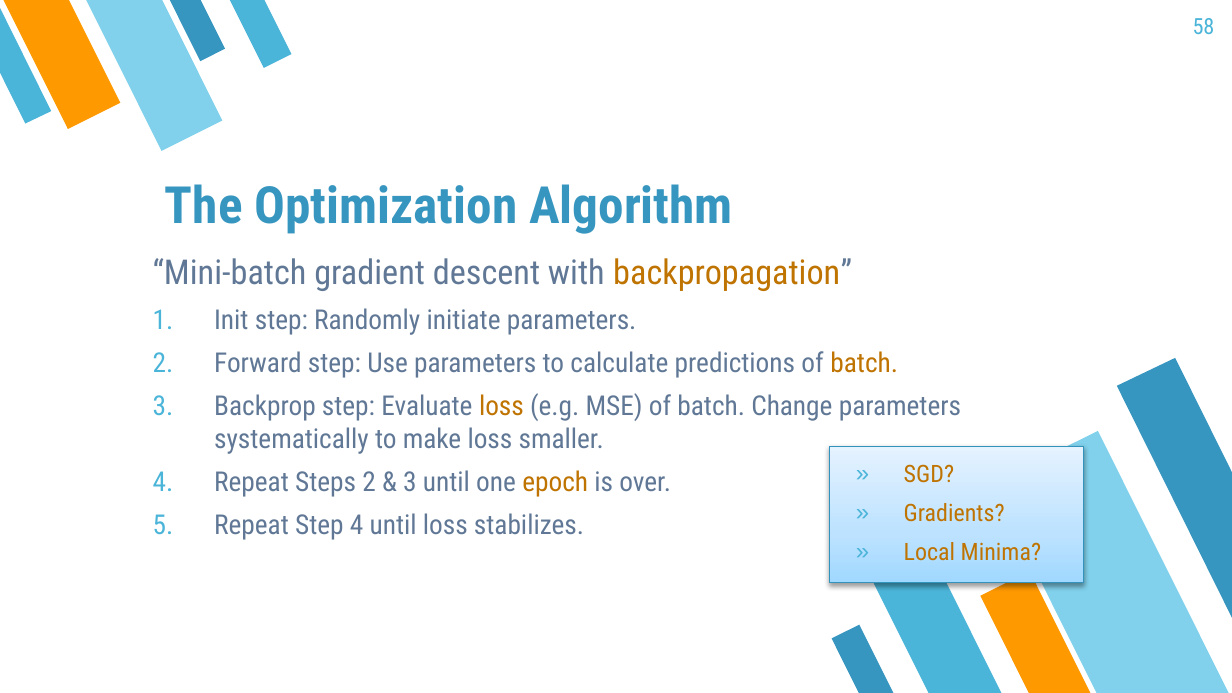
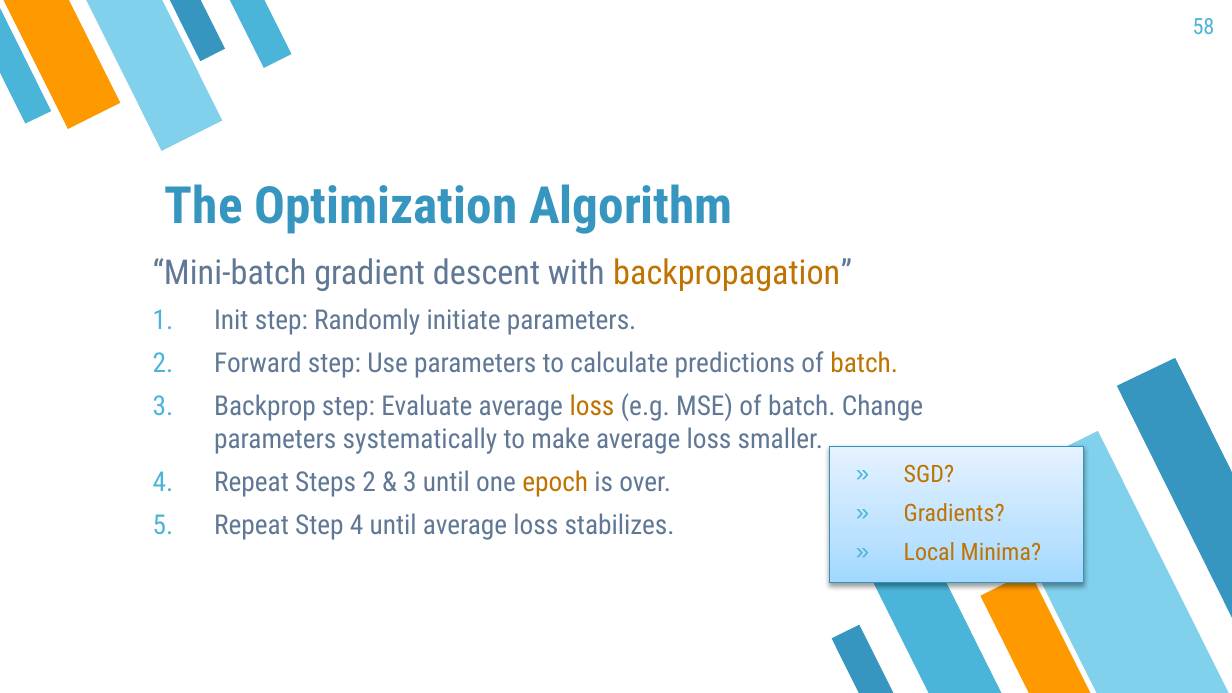
Before and after one commit to mayer79/ml_lecture, a slide deck: slide 58 of slides/ML_Lecture.pptx. Drawn at 1232x693 pixels with LibreOffice and Linux fonts; fonts in the diff are those of the drawing. Boxes give left, top, right and bottom in pixels: in the first picture for what was removed or moved away, otherwise in the second. Text is boxed around its words. In the diff, an @@ line names an element or a change of style, - is before the commit and + after.

Commit message:
fix slides regarding loss, add rmse to solution

```diff
--- a/slides/ML_Lecture.pptx
+++ b/slides/ML_Lecture.pptx
@@ text at [214,393,923,454]: text changed @@
-3. Backprop step: Evaluate loss (e.g. MSE) of batch. Change parameters systematically to make loss smaller.
+3. Backprop step: Evaluate average loss (e.g. MSE) of batch. Change parameters systematically to make average loss smaller.
@@ text at [214,513,675,540]: text changed @@
-5. Repeat Step 4 until loss stabilizes.
+5. Repeat Step 4 until average loss stabilizes.
```
Also in this commit, not shown: 2 other slides changed, 1 other file.
